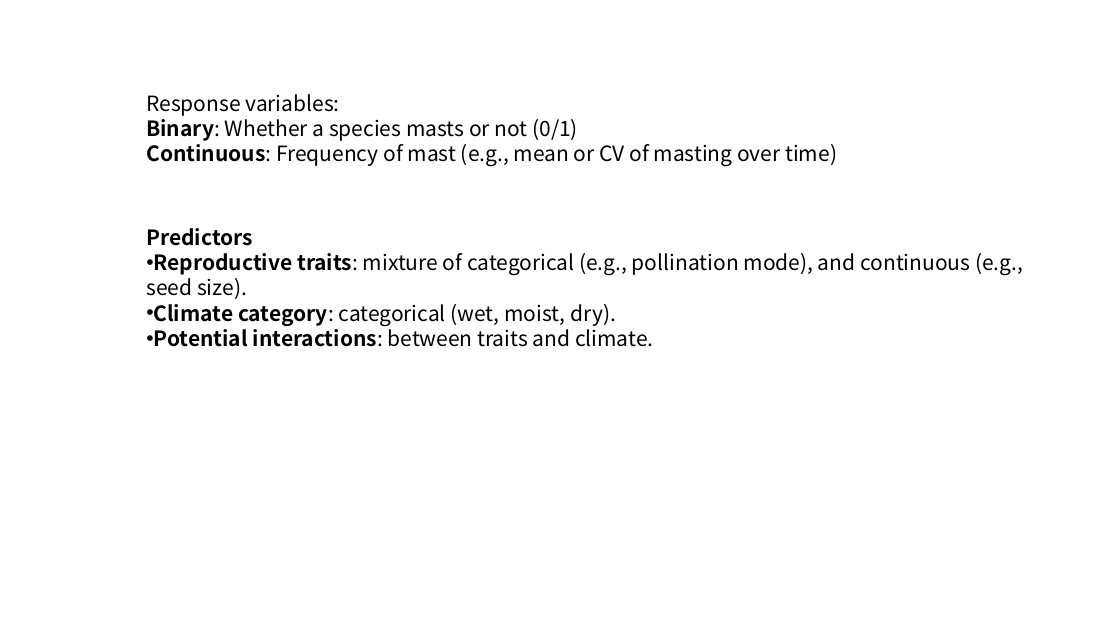
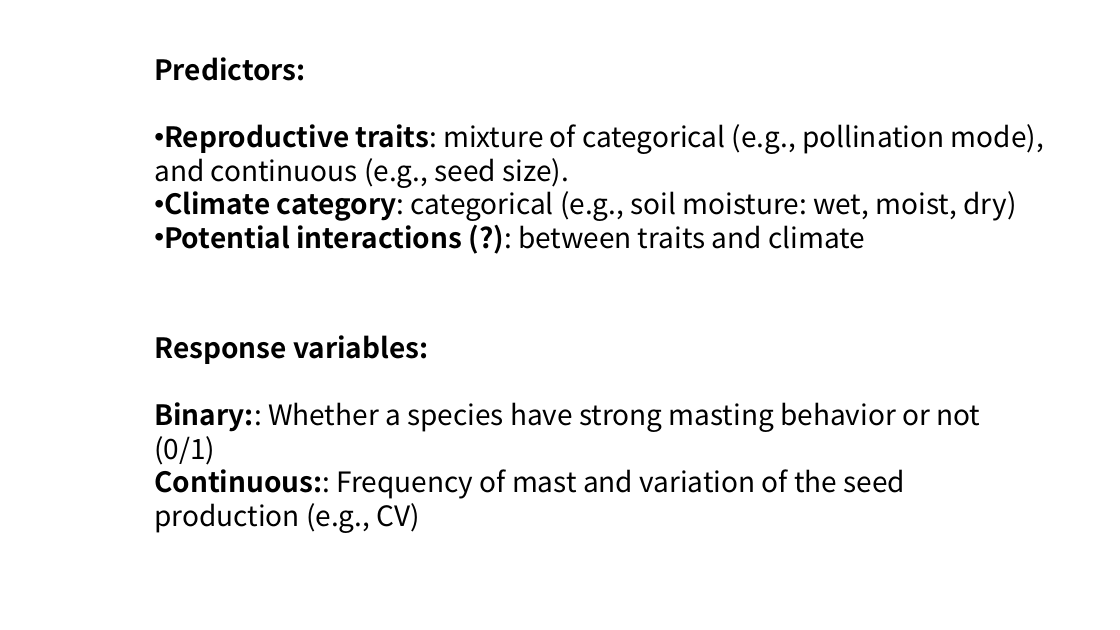
Before and after one commit to wangxm-forest/PhD, a slide deck: slide 9 of presentations/bayesian.pptx (slide 8 before the commit). Drawn at 1120x630 pixels with LibreOffice and Linux fonts; fonts in the diff are those of the drawing. Boxes give left, top, right and bottom in pixels: in the first picture for what was removed or moved away, otherwise in the second. Text is boxed around its words. In the diff, an @@ line names an element or a change of style, - is before the commit and + after.

```diff
--- a/presentations/bayesian.pptx
+++ b/presentations/bayesian.pptx
@@ text "Predictors:": place and size @@
-text "Predictors:" at (146, 228, 1023, 347)
+text "Predictors:" at (154, 57, 1044, 249)
@@ text at (154, 57, 306, 81): text changed; size 18 to 24 pt @@
-Predictors
+Predictors:
@@ text at (154, 124, 1044, 188): size 18 to 24 pt in "Reproductive traits: mixture of categorical (e.g., pollinati ..." @@
@@ text at (164, 186, 1017, 249): text changed; size 18 to 24 pt @@
-• Climate category: categorical (wet, moist, dry).
-• Potential interactions: between traits and climate.
+• Climate category: categorical (e.g., soil moisture: wet, moist, dry)
+• Potential interactions (?): between traits and climate
@@ text "Response variables:": place and size @@
-text "Response variables:" at (146, 94, 837, 166)
+text "Response variables:" at (154, 335, 980, 533)
@@ text at (154, 335, 428, 364): size 18 to 24 pt, bold on in "Response variables:" @@
@@ text at (154, 402, 980, 533): text changed; size 18 to 24 pt @@
-Binary: Whether a species masts or not (0/1)
-Continuous: Frequency of mast (e.g., mean or CV of masting over time)
+Binary:: Whether a species have strong masting behavior or not (0/1)
+Continuous:: Frequency of mast and variation of the seed production (e.g., CV)
```
Also in this commit, not shown: 6 other slides changed, 4 slides added, 3 slides removed.
